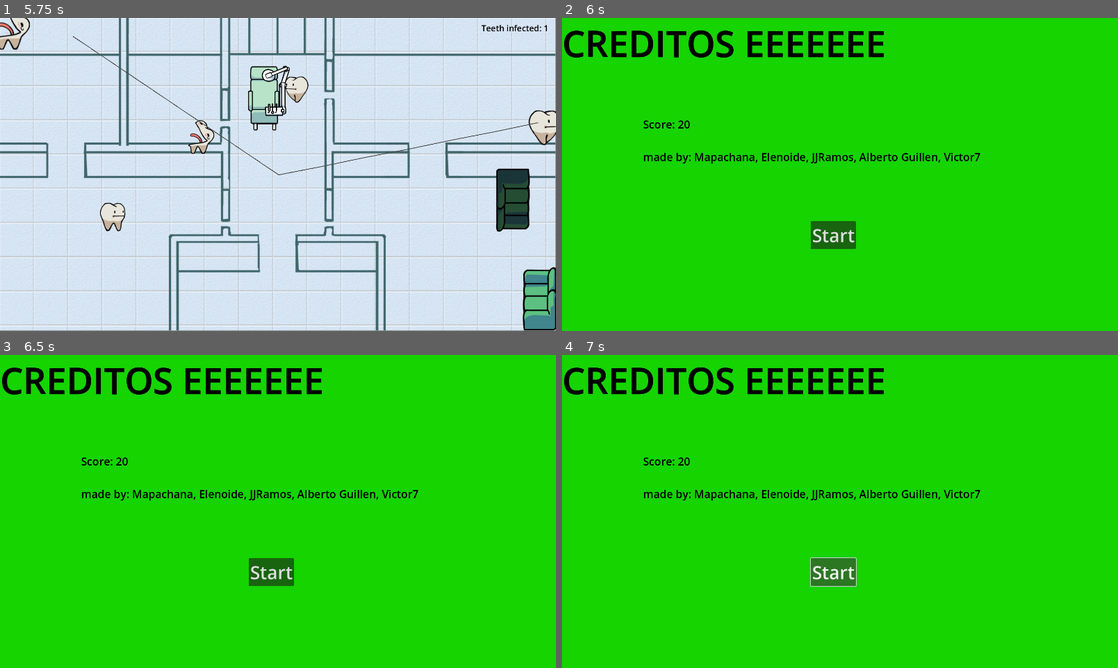
Above: before the commit, frames 1-4 (two rows, left to right).
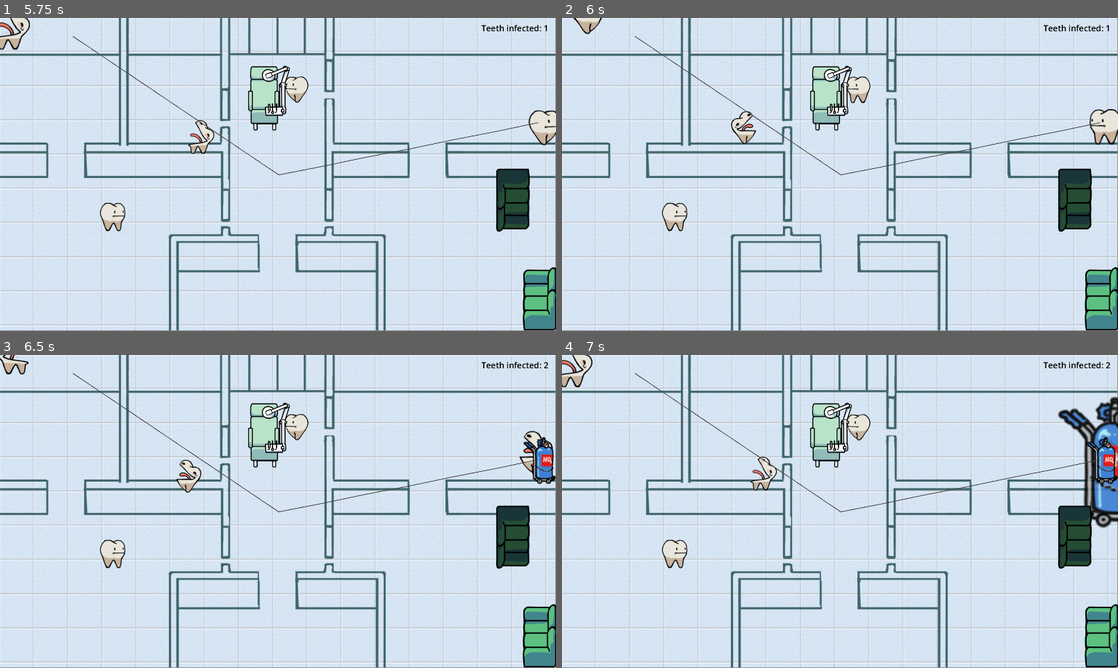
Above: after the commit, the same moments.

Repository: Mapachana/GlobalGameJam2024
Game: Godot game, scene res://escenas/main.tscn
Same seed, same stepped clock (60 frames per second), same inputs: the game is played once before the commit and once after it. This scene is started directly instead of the project's main scene.
Inputs (mouse positions are in pixels of both pictures, inside the frame that each line leads up to):
- Up to frame 1 (5.75 s): drag from (278, 174) to (539, 121) at 0.52 s; drag from (166, 190) to (544, 124) at 1.27 s; move the mouse to (333, 105) at 2.02 s; press the mouse at (333, 105) at 2.03 s; release the mouse at (333, 105) at 2.75 s; drag from (250, 237) to (294, 71) at 2.77 s; move the mouse to (444, 221) at 3.52 s; press the mouse at (444, 221) at 3.53 s; release the mouse at (444, 221) at 4.25 s; drag from (111, 127) to (27, 27) at 4.27 s; move the mouse to (305, 174) at 5.02 s; press the mouse at (305, 174) at 5.03 s
- Up to frame 2 (6 s): release the mouse at (867, 174) at 5.75 s; drag from (756, 96) to (728, 190) at 5.77 s
- Up to frame 3 (6.5 s): no input
- Up to frame 4 (7 s): click (834, 570) at 6.5 s, where only the run before the commit has a clickable "Start"

Frame 1 is identical in both runs. In frame 2, 100% of the frame differs, in the area x 0-100%, y 0-100%; in frame 3, 100%; in frame 4, 100%.

Commit message:
nivelO

Diff:
--- a/escenas/main.gd
+++ b/escenas/main.gd
@@ -3,7 +3,7 @@
 #signal sumarpunto
 # Called when the node enters the scene tree for the first time.
 
-const TIEMPO_MAXIMO = 4
+const TIEMPO_MAXIMO = 6
 
 var personajes_escena
 var contador
